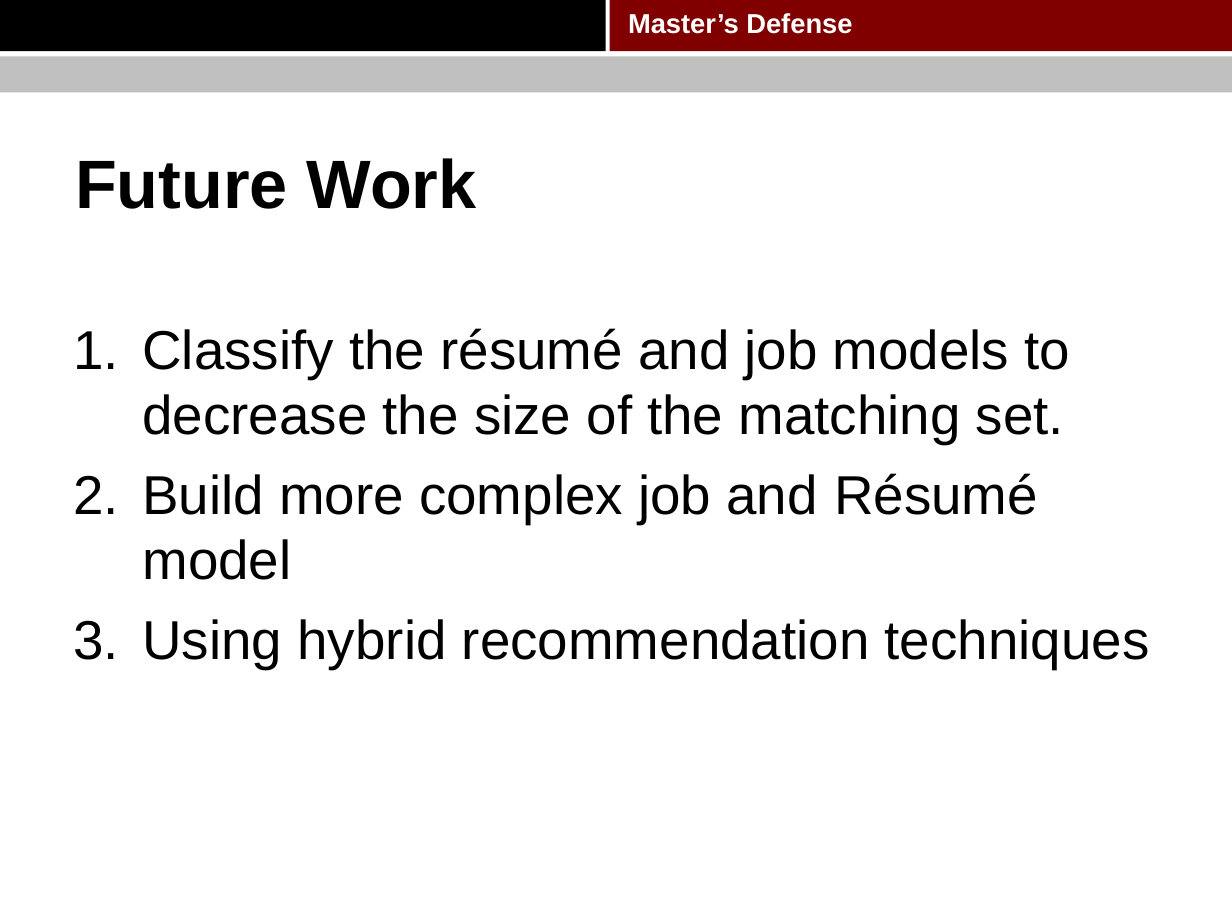
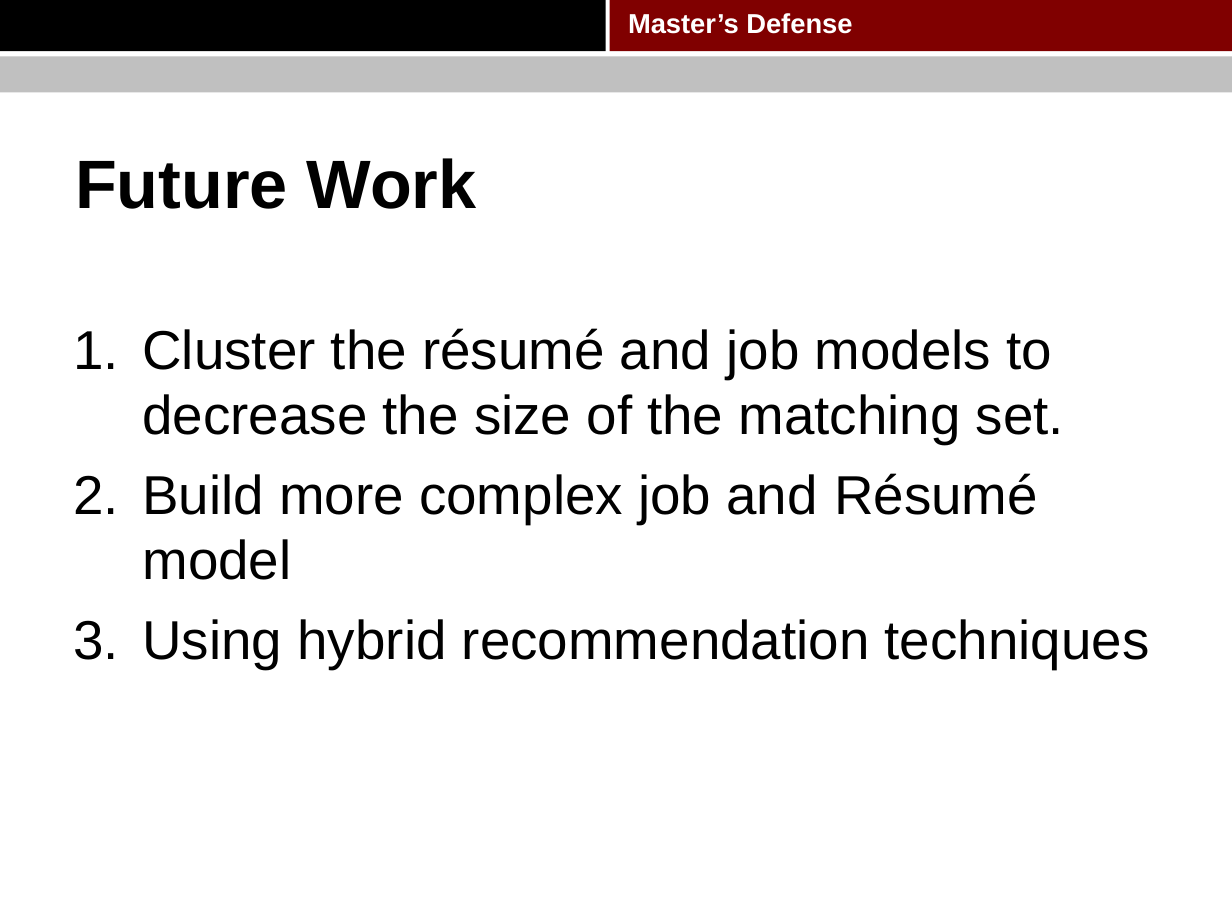
Before and after one commit to pkushiqiang/thesis, a slide deck: slide 72 of media/Master's thesis.pptx. Drawn at 1232x924 pixels with LibreOffice and Linux fonts; fonts in the diff are those of the drawing; background and template pictures are left out. Boxes give left, top, right and bottom in pixels: in the first picture for what was removed or moved away, otherwise in the second. Text is boxed around its words. In the diff, an @@ line names an element or a change of style, - is before the commit and + after.

Commit message:
update

```diff
--- a/media/Master's thesis.pptx
+++ b/media/Master's thesis.pptx
@@ text at [142,328,1064,444]: text changed @@
-1. Classify the résumé and job models to decrease the size of the matching set.
+1. Cluster the résumé and job models to decrease the size of the matching set.
```
